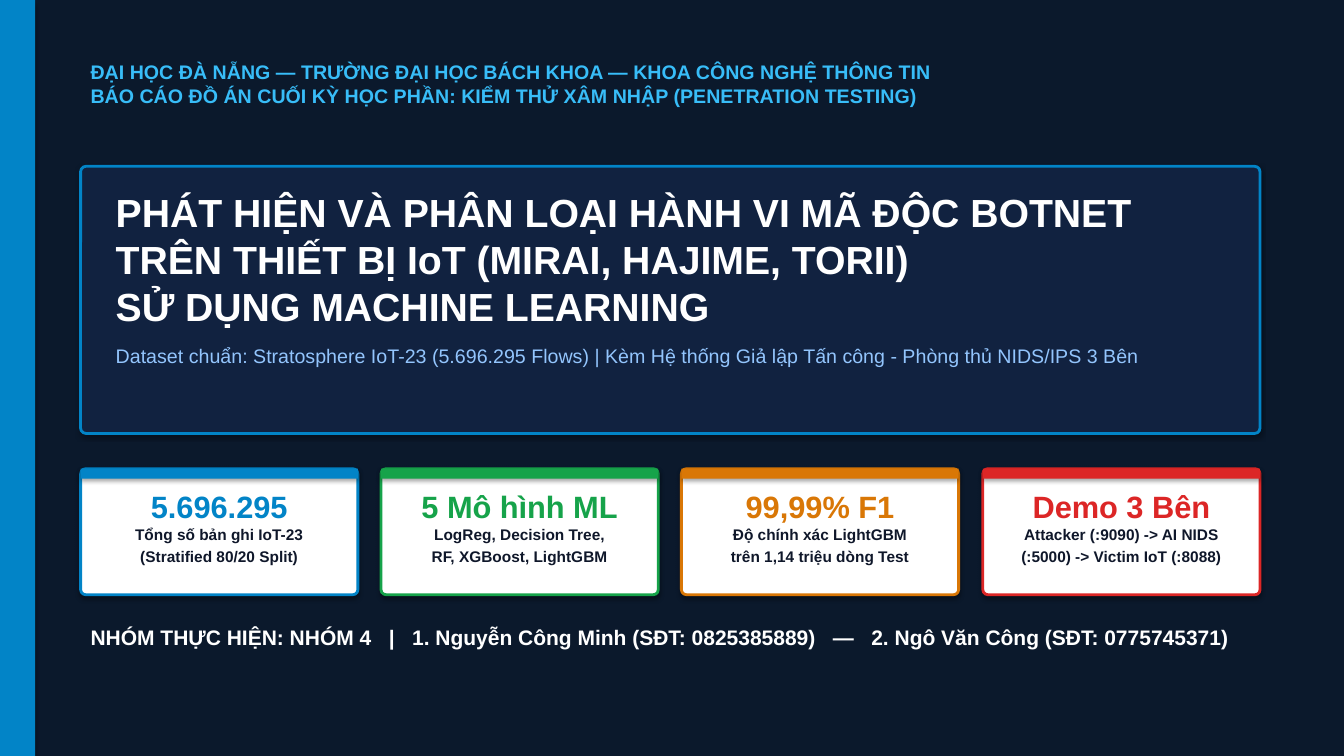
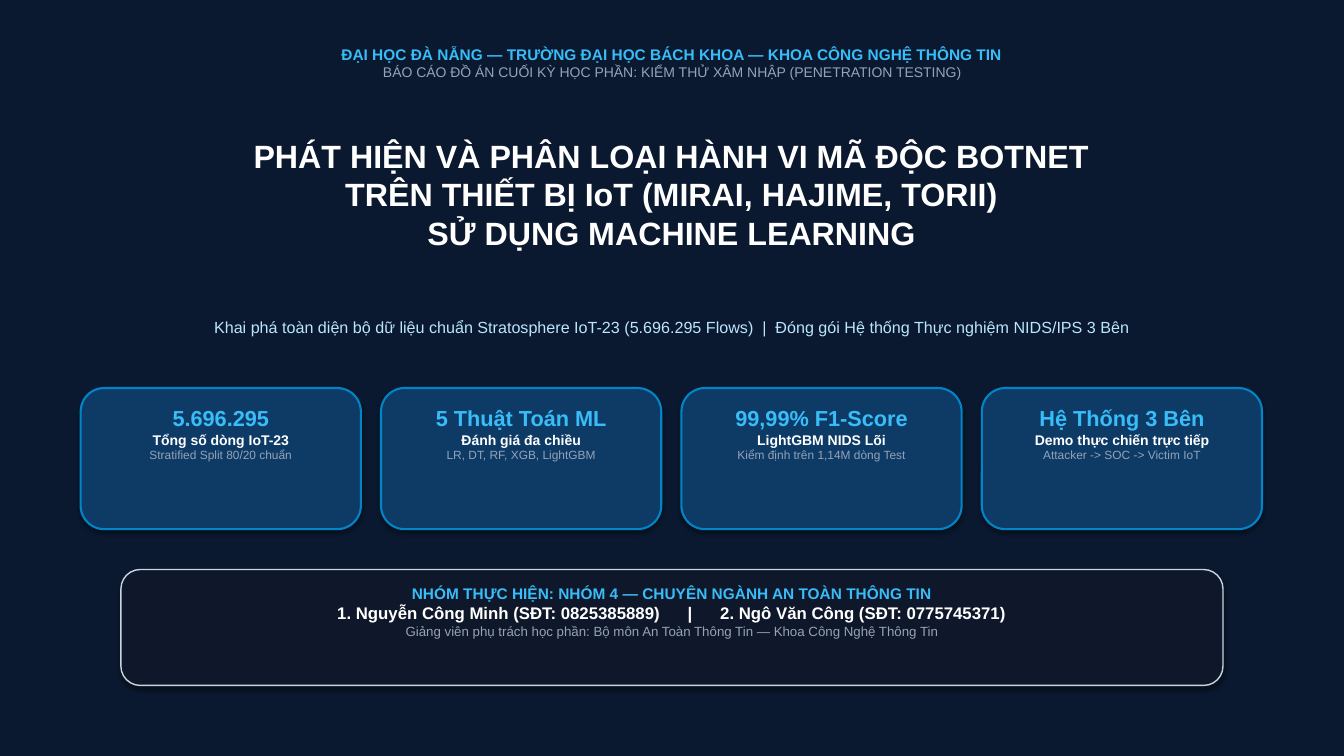
Before and after one commit to vcongggggg/iot-botnet-detection-ml, a slide deck: slide 1 of Slide_Thuyet_Trinh_IoT_Botnet_ML_Nhom4.pptx. Drawn at 1344x756 pixels with LibreOffice and Linux fonts; fonts in the diff are those of the drawing. Boxes give left, top, right and bottom in pixels: in the first picture for what was removed or moved away, otherwise in the second. Text is boxed around its words. In the diff, an @@ line names an element or a change of style, - is before the commit and + after.

Commit message:
refactor(delivery): complete overhaul of IoT NIDS pipeline, real ROC/AUC, 16 300-DPI figures, Word report, and 16:9 slides

```diff
--- a/Slide_Thuyet_Trinh_IoT_Botnet_ML_Nhom4.pptx
+++ b/Slide_Thuyet_Trinh_IoT_Botnet_ML_Nhom4.pptx
@@ background #0B192C to #FFFFFF @@
@@ rectangle: place and size @@
-rectangle at <box>0,0,35,756</box>
+rectangle at <box>0,0,1344,756</box>
@@ rectangle at <box>0,0,1344,756</box>: fill #0284C7 to #0A192F @@
@@ text at <box>341,48,1001,80</box>: text changed; size 14 to 10 pt; text colour #38BDF8 to #94A3B8; bold off @@
-ĐẠI HỌC ĐÀ NẴNG — TRƯỜNG ĐẠI HỌC BÁCH KHOA — KHOA CÔNG NGHỆ THÔNG TIN
-BÁO CÁO ĐỒ ÁN CUỐI KỲ HỌC PHẦN: KIỂM THỬ XÂM NHẬP (PENETRATION TESTING)
+ĐẠI HỌC ĐÀ NẴNG — TRƯỜNG ĐẠI HỌC BÁCH KHOA — KHOA CÔNG NGHỆ THÔNG TIN
+BÁO CÁO ĐỒ ÁN CUỐI KỲ HỌC PHẦN: KIỂM THỬ XÂM NHẬP (PENETRATION TESTING)
@@ text added at <box>254,142,1088,251</box>, 23 pt, text #FFFFFF, bold @@
+PHÁT HIỆN VÀ PHÂN LOẠI HÀNH VI MÃ ĐỘC BOTNET
+TRÊN THIẾT BỊ IoT (MIRAI, HAJIME, TORII)
+SỬ DỤNG MACHINE LEARNING
@@ rounded rectangle removed at <box>81,166,1260,434</box> @@
@@ text at <box>214,320,1129,337</box>: text changed; size 14 to 11.5 pt; text colour #93C5FD to #BAE6FD @@
-PHÁT HIỆN VÀ PHÂN LOẠI HÀNH VI MÃ ĐỘC BOTNET
-TRÊN THIẾT BỊ IoT (MIRAI, HAJIME, TORII)
-SỬ DỤNG MACHINE LEARNING
-Dataset chuẩn: Stratosphere IoT-23 (5.696.295 Flows) | Kèm Hệ thống Giả lập Tấn công - Phòng thủ NIDS/IPS 3 Bên
+Khai phá toàn diện bộ dữ liệu chuẩn Stratosphere IoT-23 (5.696.295 Flows) | Đóng gói Hệ thống Thực nghiệm NIDS/IPS 3 Bên
@@ rounded rectangle: place and size @@
-rounded rectangle at <box>81,469,358,595</box>
+rounded rectangle at <box>81,388,361,529</box>
@@ rounded rectangle at <box>81,388,361,529</box>: fill #FFFFFF to #0D3B66; outline #0284C7 2 pt to #0284C7 1.5 pt; proportions changed @@
@@ rounded rectangle: place and size @@
-rounded rectangle at <box>381,469,658,595</box>
+rounded rectangle at <box>381,388,661,529</box>
@@ rounded rectangle at <box>381,388,661,529</box>: fill #FFFFFF to #0D3B66; outline #16A34A 2 pt to #0284C7 1.5 pt; proportions changed @@
@@ rounded rectangle added at <box>682,388,962,529</box>, fill #0D3B66, outline #0284C7 1.5 pt @@
@@ rounded rectangle: place and size @@
-rounded rectangle at <box>682,469,959,595</box>
+rounded rectangle at <box>982,388,1262,529</box>
@@ rounded rectangle at <box>982,388,1262,529</box>: fill #FFFFFF to #0D3B66; outline #D97706 2 pt to #0284C7 1.5 pt; proportions changed @@
@@ text "5.696.295": place and size @@
-text "5.696.295" at <box>135,496,303,565</box>
+text "5.696.295" at <box>149,411,291,461</box>
@@ text at <box>173,411,269,426</box>: size 22 to 15.5 pt, text colour #0284C7 to #38BDF8 in "5.696.295" @@
@@ text at <box>436,410,606,462</box>: text changed; size 11 to 8.5 pt; text colour #0F172A to #94A3B8 @@
-5 Mô hình ML
-LogReg, Decision Tree,
-RF, XGBoost, LightGBM
+5 Thuật Toán ML
+Đánh giá đa chiều
+LR, DT, RF, XGB, LightGBM
@@ text at <box>735,411,908,462</box>: text changed; size 11 to 8.5 pt; text colour #0F172A to #94A3B8 @@
-99,99% F1
-Độ chính xác LightGBM
-trên 1,14 triệu dòng Test
+99,99% F1-Score
+LightGBM NIDS Lõi
+Kiểm định trên 1,14M dòng Test
@@ text at <box>1035,409,1209,459</box>: text changed; size 11 to 8.5 pt; text colour #0F172A to #94A3B8 @@
-Demo 3 Bên
-Attacker (:9090) -> AI NIDS
-(:5000) -> Victim IoT (:8088)
+Hệ Thống 3 Bên
+Demo thực chiến trực tiếp
+Attacker -> SOC -> Victim IoT
@@ text at <box>149,433,291,461</box>: text changed; size 11 to 8.5 pt; text colour #0F172A to #94A3B8; bold off @@
-Tổng số bản ghi IoT-23
-(Stratified 80/20 Split)
+Tổng số dòng IoT-23
+Stratified Split 80/20 chuẩn
@@ rectangle removed at <box>81,469,358,479</box> @@
@@ rectangle removed at <box>381,469,658,479</box> @@
@@ rectangle removed at <box>682,469,959,479</box> @@
@@ rounded rectangle removed at <box>983,469,1260,595</box> @@
@@ rectangle removed at <box>983,469,1260,479</box> @@
@@ rounded rectangle added at <box>121,570,1223,686</box>, fill #0F172A, outline #CBD5E1 1 pt @@
@@ text at <box>337,587,1006,639</box>: text changed; size 15 to 9.5 pt; text colour #FFFFFF to #94A3B8 @@
-NHÓM THỰC HIỆN: NHÓM 4 | 1. Nguyễn Công Minh (SĐT: 0825385889) — 2. Ngô Văn Công (SĐT: 0775745371)
+NHÓM THỰC HIỆN: NHÓM 4 — CHUYÊN NGÀNH AN TOÀN THÔNG TIN
+1. Nguyễn Công Minh (SĐT: 0825385889) | 2. Ngô Văn Công (SĐT: 0775745371)
+Giảng viên phụ trách học phần: Bộ môn An Toàn Thông Tin — Khoa Công Nghệ Thông Tin
```
Also in this commit, not shown: 8 other slides changed, 5 slides added, 5 slides removed, 28 other files.
